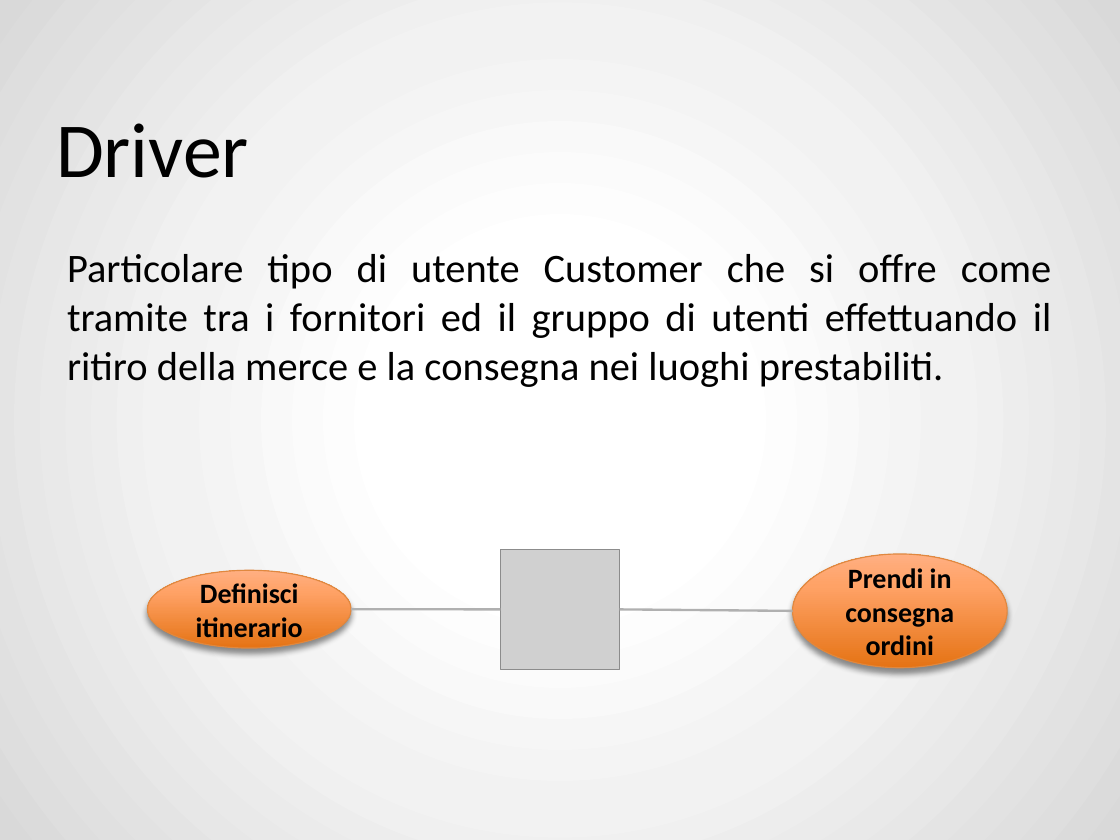
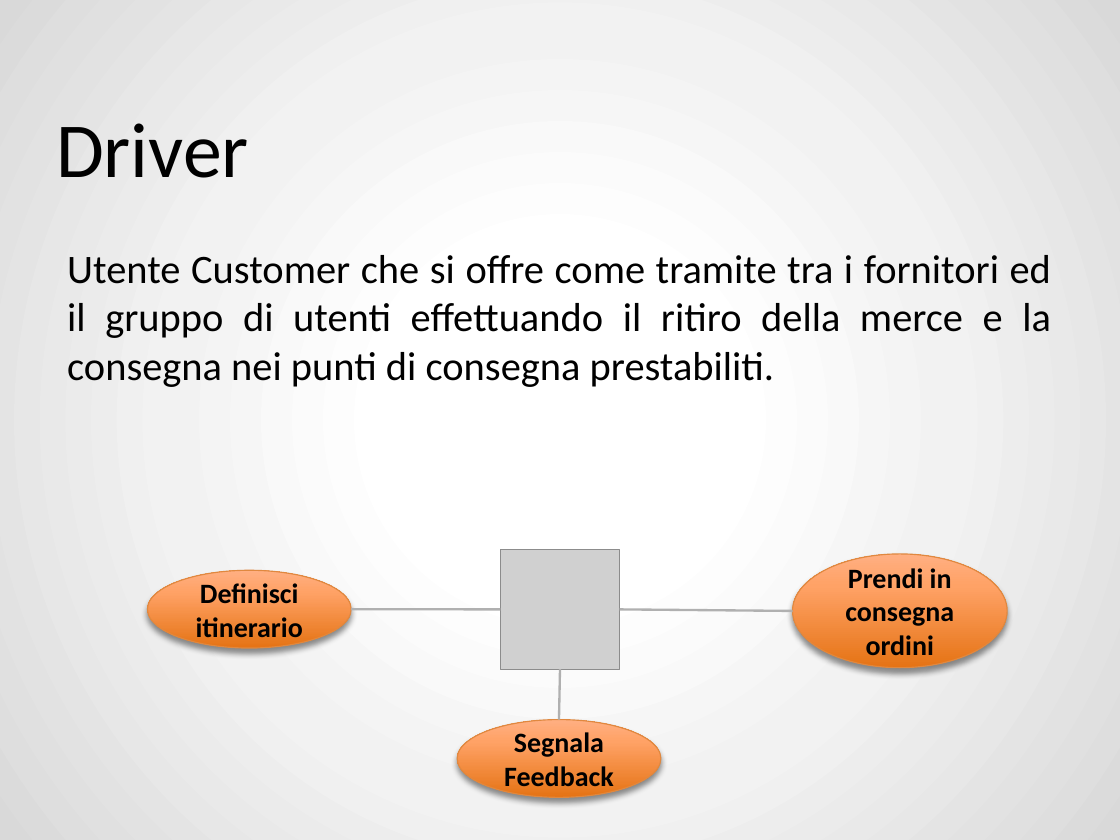
Before and after one commit to ZhangUranus/amicidelgas, a slide deck: slide 12 of SeamAmiciDelGas/risorse_gassose/presentazione_demo/SeamAmiciDelGas - finale.pptx (slide 11 before the commit). Drawn at 1120x840 pixels with LibreOffice and Linux fonts; fonts in the diff are those of the drawing; grey boxes stand for pictures; background and template pictures are left out. Boxes give left, top, right and bottom in pixels: in the first picture for what was removed or moved away, otherwise in the second. Text is boxed around its words. In the diff, an @@ line names an element or a change of style, - is before the commit and + after.

```diff
--- a/SeamAmiciDelGas/risorse_gassose/presentazione_demo/SeamAmiciDelGas - finale.pptx
+++ b/SeamAmiciDelGas/risorse_gassose/presentazione_demo/SeamAmiciDelGas - finale.pptx
@@ text at <box>67,255,1051,387</box>: text changed @@
-Particolare tipo di utente Customer che si offre come tramite tra i fornitori ed il gruppo di utenti effettuando il ritiro della merce e la consegna nei luoghi prestabiliti.
+Utente Customer che si offre come tramite tra i fornitori ed il gruppo di utenti effettuando il ritiro della merce e la consegna nei punti di consegna prestabiliti.
@@ line added from (560, 669) to (559, 720), #B1B1B1 1.5 pt @@
@@ ellipse added at <box>457,720,661,797</box>, fill gradient #E67314 to #FFA367 to #FFB083, outline #E08840 0.75 pt, 18 pt, text #000000, bold @@
+Segnala Feedback
```
Also in this commit, not shown: 25 other slides changed, 12 slides added, 4 slides removed.
